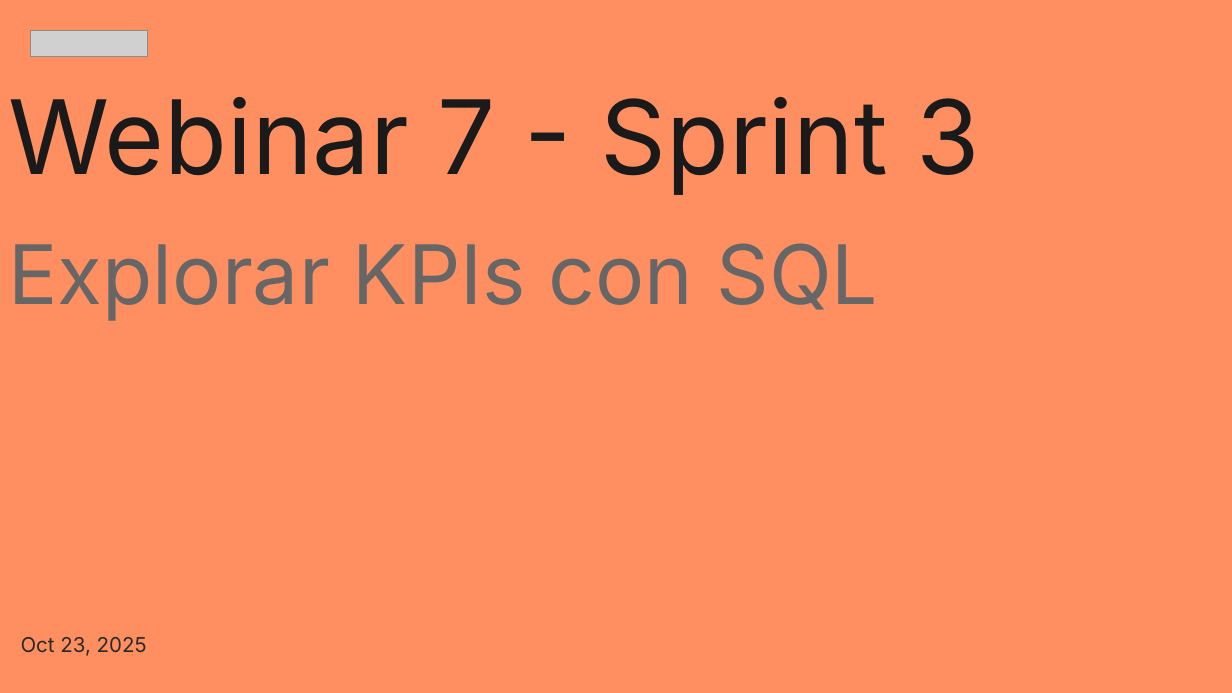
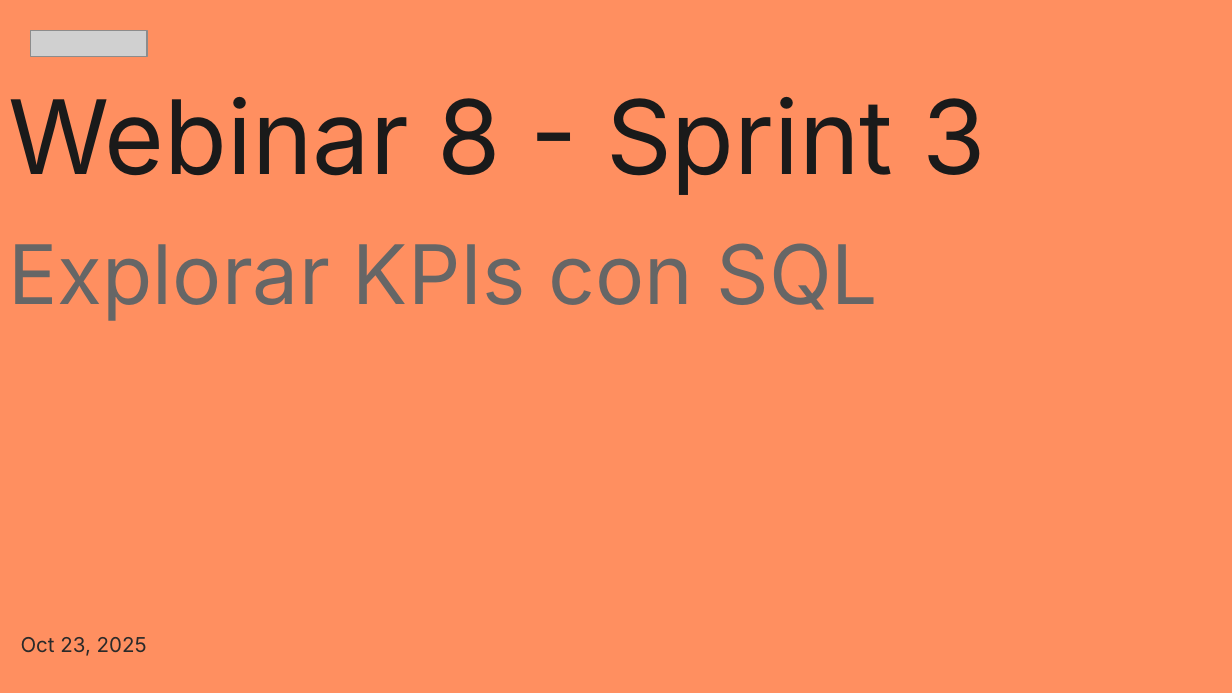
Before and after one commit to zyntonyson/bootcamp_ds_da, a slide deck: slide 1 of 03-da-v8-explora-kpis-sql/08-SQL.pptx. Drawn at 1232x693 pixels with LibreOffice and Linux fonts; fonts in the diff are those of the drawing; grey boxes stand for pictures. Boxes give left, top, right and bottom in pixels: in the first picture for what was removed or moved away, otherwise in the second. Text is boxed around its words. In the diff, an @@ line names an element or a change of style, - is before the commit and + after.

```diff
--- a/03-da-v8-explora-kpis-sql/08-SQL.pptx
+++ b/03-da-v8-explora-kpis-sql/08-SQL.pptx
@@ title at bbox=[9, 97, 985, 321]: text changed @@
-Webinar 7 - Sprint 3
-Explorar KPIs con SQL
+Webinar 8 - Sprint 3
+Explorar KPIs con SQL
```
Also in this commit, not shown: 2 other slides changed, 11 other files.
